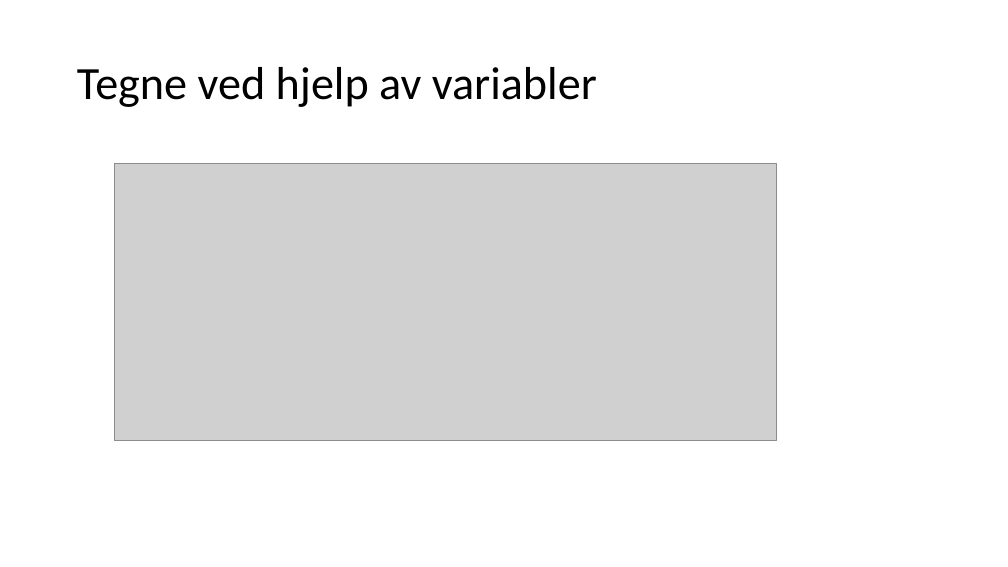
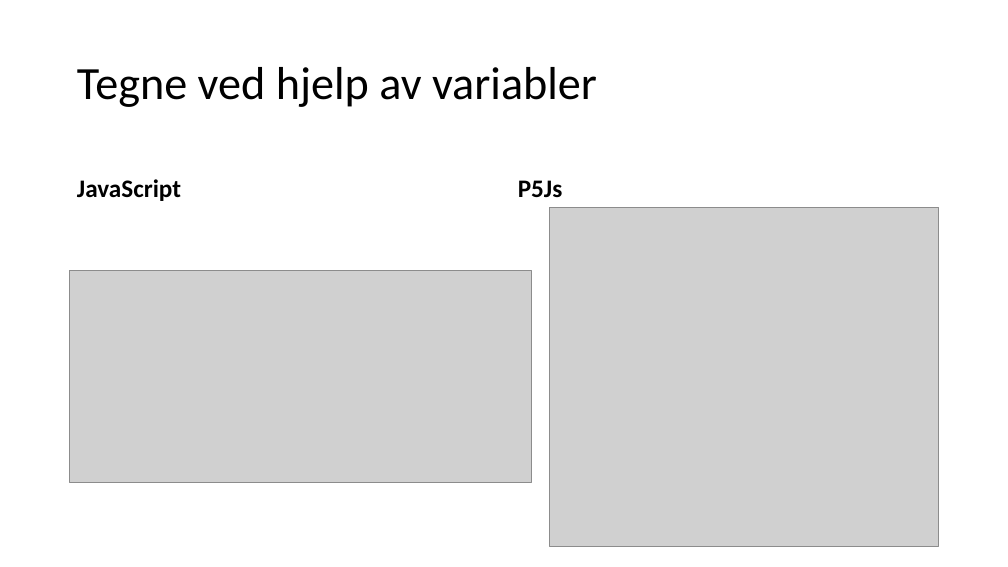
Before and after one commit to AizanM/IT2, a slide deck: slide 12 of Uke 36/Uke 36.pptx. Drawn at 1008x567 pixels with LibreOffice and Linux fonts; fonts in the diff are those of the drawing; grey boxes stand for pictures. Boxes give left, top, right and bottom in pixels: in the first picture for what was removed or moved away, otherwise in the second. Text is boxed around its words. In the diff, an @@ line names an element or a change of style, - is before the commit and + after.

```diff
--- a/Uke 36/Uke 36.pptx
+++ b/Uke 36/Uke 36.pptx
@@ text added at (77, 179, 181, 201), 24 pt, text #000000, bold @@
+JavaScript
@@ text added at (518, 180, 563, 197), 24 pt, text #000000, bold @@
+P5Js
@@ picture added at (550, 207, 938, 546) @@
@@ picture: place and size @@
-picture at (115, 163, 777, 440)
+picture at (70, 270, 532, 482)
```
Also in this commit, not shown: 2 other slides changed, 1 slide added, 6 other files.
